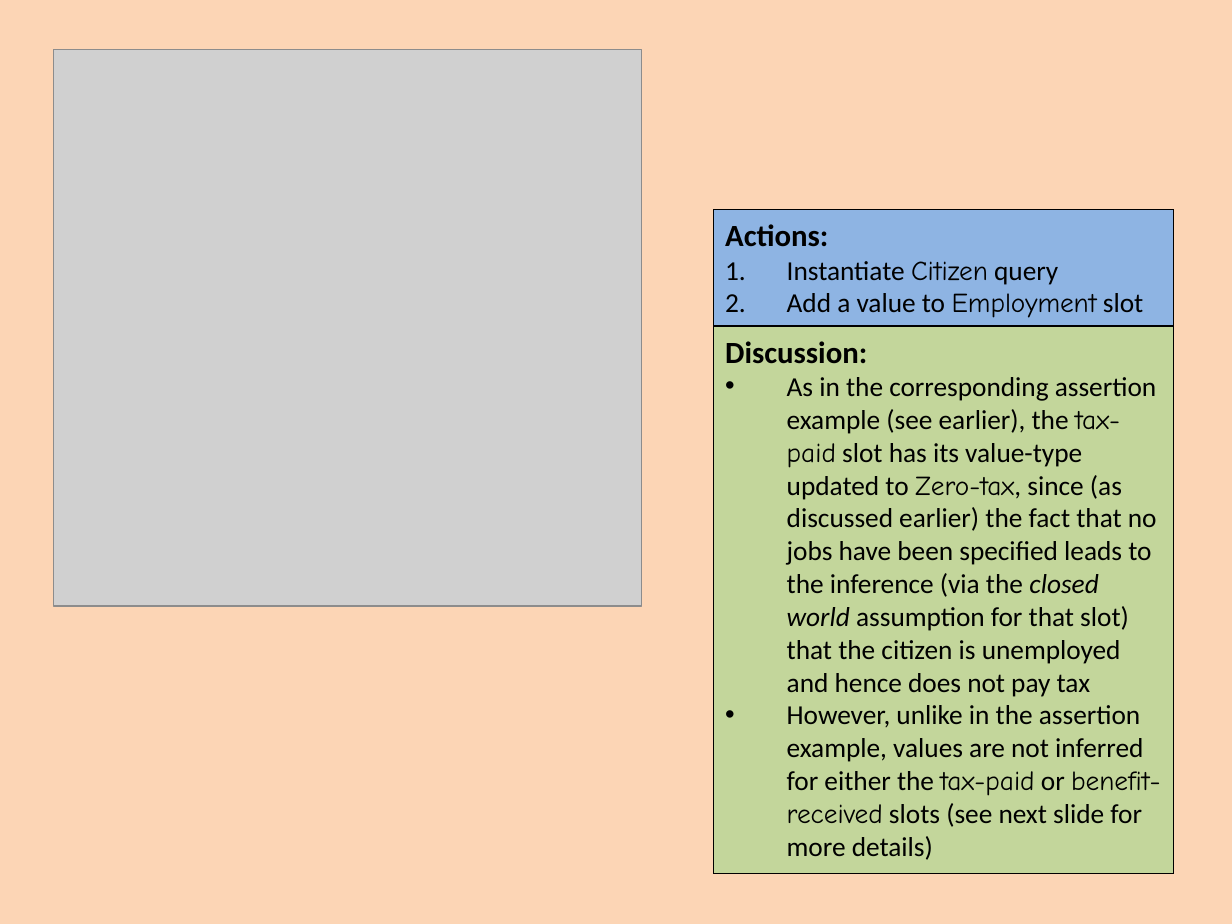
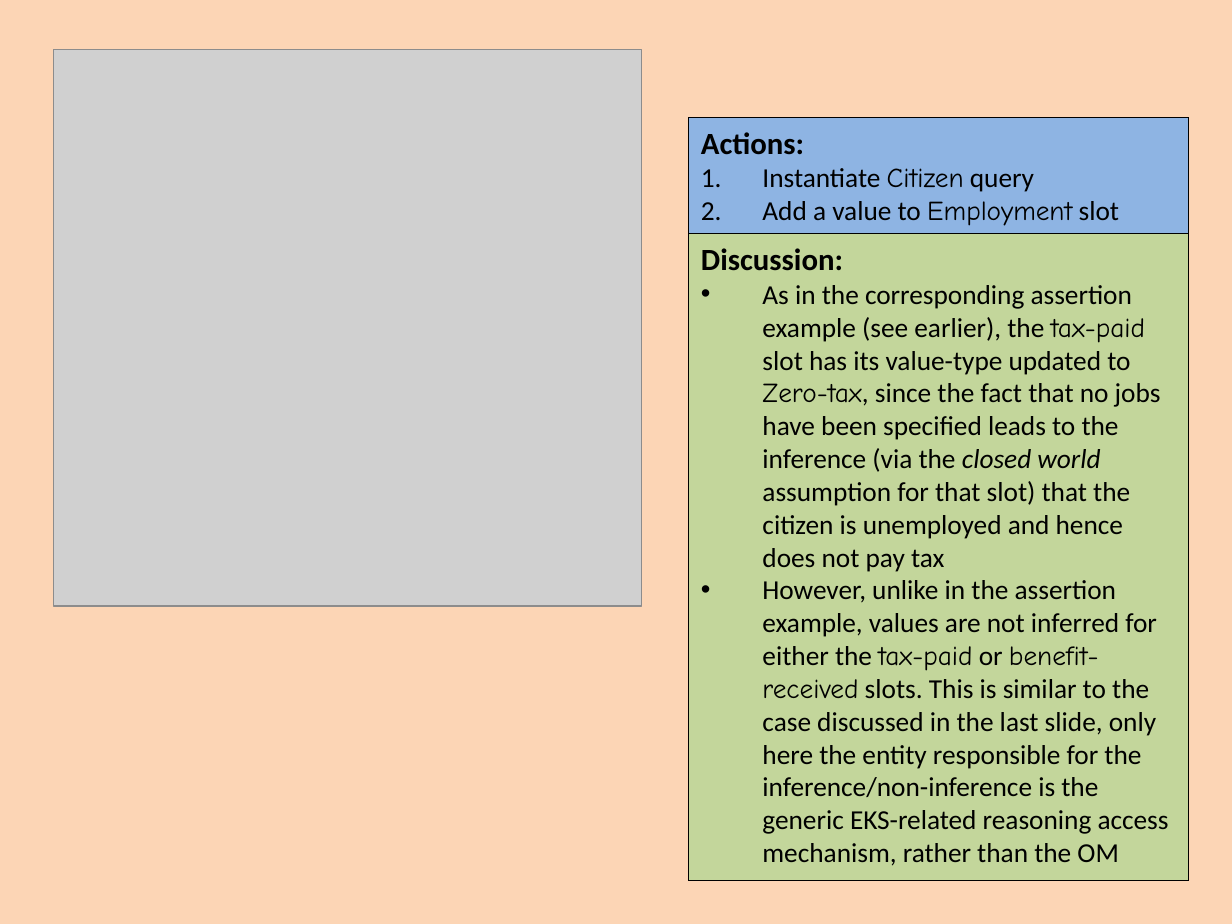
Before and after one commit to colin-puleston/mekon-hobo, a slide deck: slide 54 of docs/MEKON-HOBO Introductory Tutorial.pptx (slide 53 before the commit). Drawn at 1232x924 pixels with LibreOffice and Linux fonts; fonts in the diff are those of the drawing; grey boxes stand for pictures. Boxes give left, top, right and bottom in pixels: in the first picture for what was removed or moved away, otherwise in the second. Text is boxed around its words. In the diff, an @@ line names an element or a change of style, - is before the commit and + after.

```diff
--- a/docs/MEKON-HOBO Introductory Tutorial.pptx
+++ b/docs/MEKON-HOBO Introductory Tutorial.pptx
@@ rectangle "Actions:": place and size @@
-rectangle "Actions:" at bbox=[713, 209, 1174, 325]
+rectangle "Actions:" at bbox=[689, 117, 1189, 233]
@@ rectangle "Discussion:": place and size @@
-rectangle "Discussion:" at bbox=[713, 326, 1174, 873]
+rectangle "Discussion:" at bbox=[689, 234, 1189, 881]
@@ text in rectangle at bbox=[762, 285, 1169, 866]: text changed @@
-• As in the corresponding assertion example (see earlier), the tax-paid slot has its value-type updated to Zero-tax, since (as discussed earlier) the fact that no jobs have been specified leads to the inference (via the closed world assumption for that slot) that the citizen is unemployed and hence does not pay tax
-• However, unlike in the assertion example, values are not inferred for either the tax-paid or benefit-received slots (see next slide for more details)
+• As in the corresponding assertion example (see earlier), the tax-paid slot has its value-type updated to Zero-tax, since the fact that no jobs have been specified leads to the inference (via the closed world assumption for that slot) that the citizen is unemployed and hence does not pay tax
+• However, unlike in the assertion example, values are not inferred for either the tax-paid or benefit-received slots. This is similar to the case discussed in the last slide, only here the entity responsible for the inference/non-inference is the generic EKS-related reasoning access mechanism, rather than the OM
```
Also in this commit, not shown: 3 other slides changed, 1 slide added, 1 slide removed.
